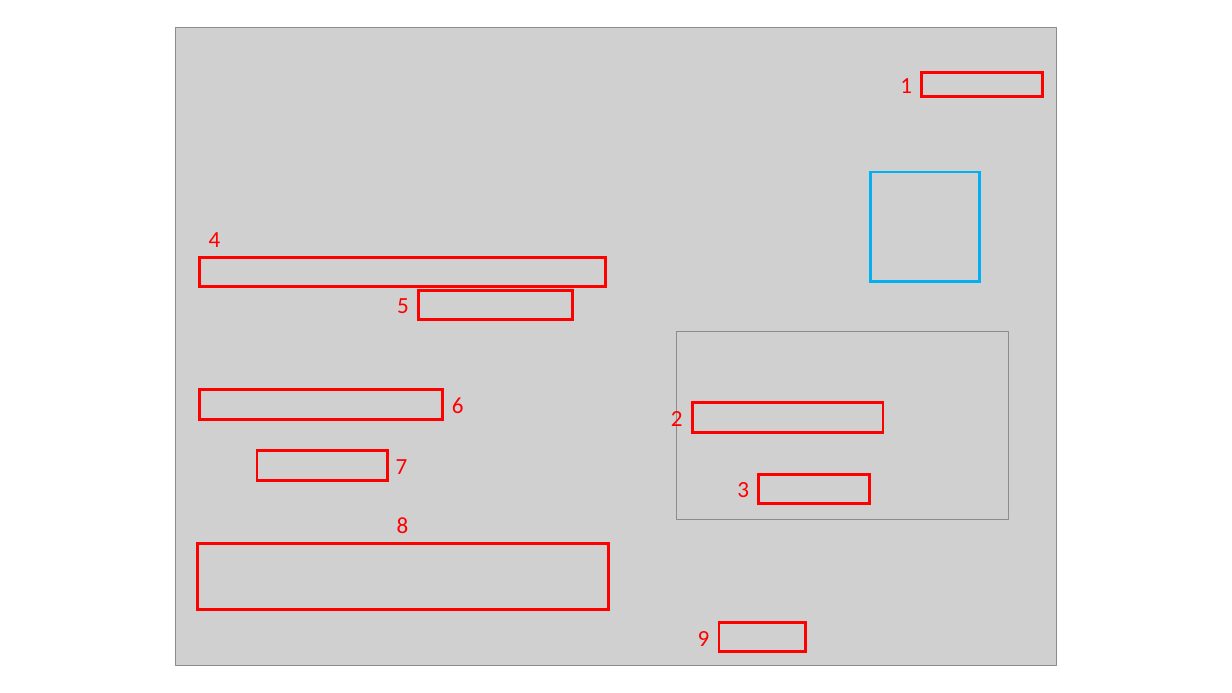
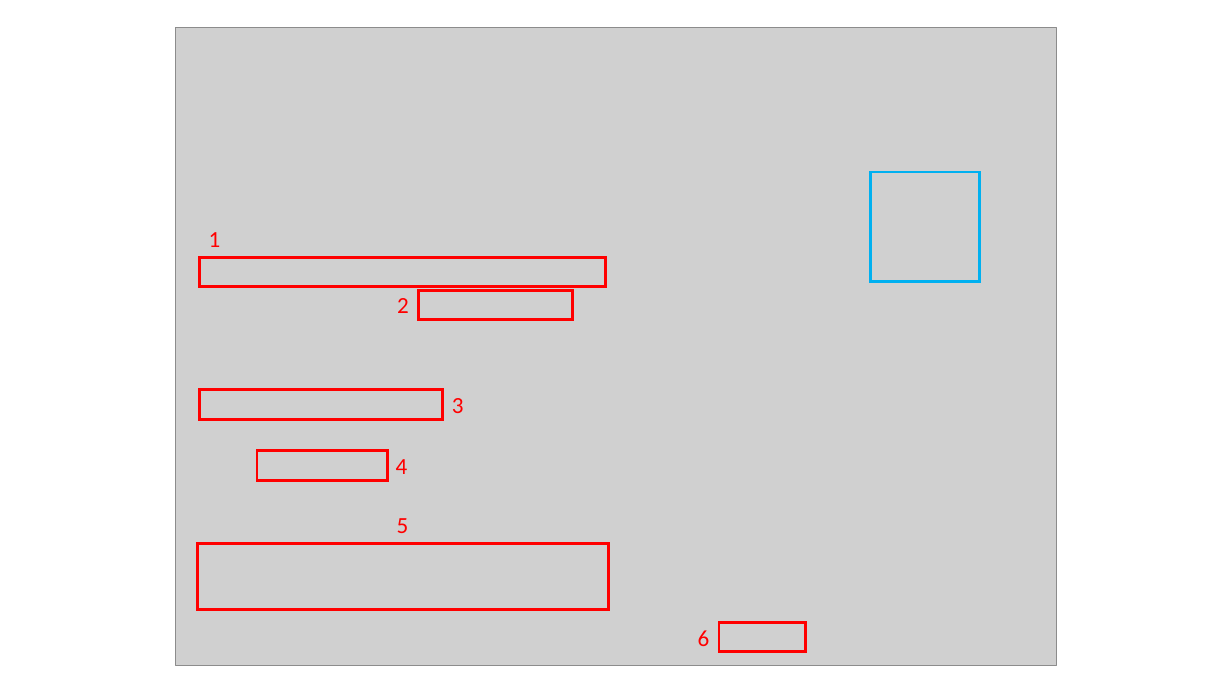
Before and after one commit to mediaic/NTU_MS_Thesis, a slide deck: slide 6 of image/images.pptx. Drawn at 1232x693 pixels with LibreOffice and Linux fonts; fonts in the diff are those of the drawing; grey boxes stand for pictures. Boxes give left, top, right and bottom in pixels: in the first picture for what was removed or moved away, otherwise in the second. Text is boxed around its words. In the diff, an @@ line names an element or a change of style, - is before the commit and + after.

```diff
--- a/image/images.pptx
+++ b/image/images.pptx
@@ text removed at [900,78,912,93] @@
-1
@@ rectangle removed at [922,72,1043,97] @@
@@ text at [209,232,221,247]: text changed @@
-4
+1
@@ text at [397,298,409,313]: text changed @@
-5
+2
@@ picture removed at [677,332,1008,519] @@
@@ text at [452,398,464,413]: text changed @@
-6
+3
@@ text removed at [671,407,683,433] @@
-2
@@ rectangle removed at [692,403,884,433] @@
@@ text at [396,459,408,474]: text changed @@
-7
+4
@@ rectangle removed at [759,474,870,504] @@
@@ text removed at [737,482,749,497] @@
-3
@@ text at [397,518,409,533]: text changed @@
-8
+5
@@ text at [698,630,710,646]: text changed @@
-9
+6
```
Also in this commit, not shown: 1 other slide changed, 8 other files.
